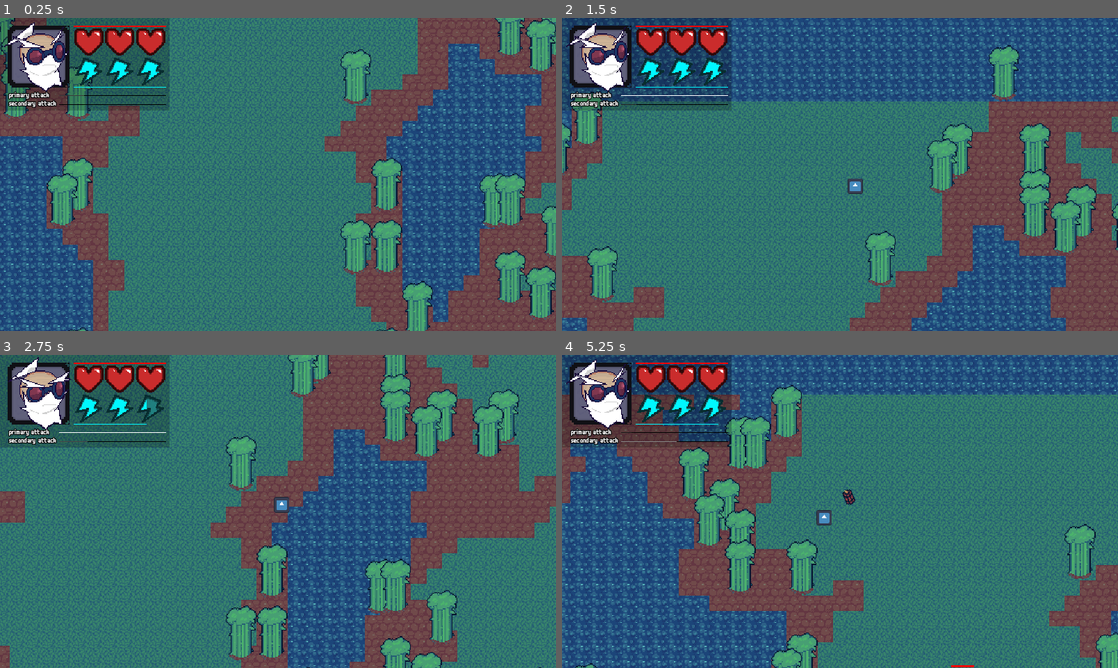
Above: before the commit, frames 1-4 (two rows, left to right).
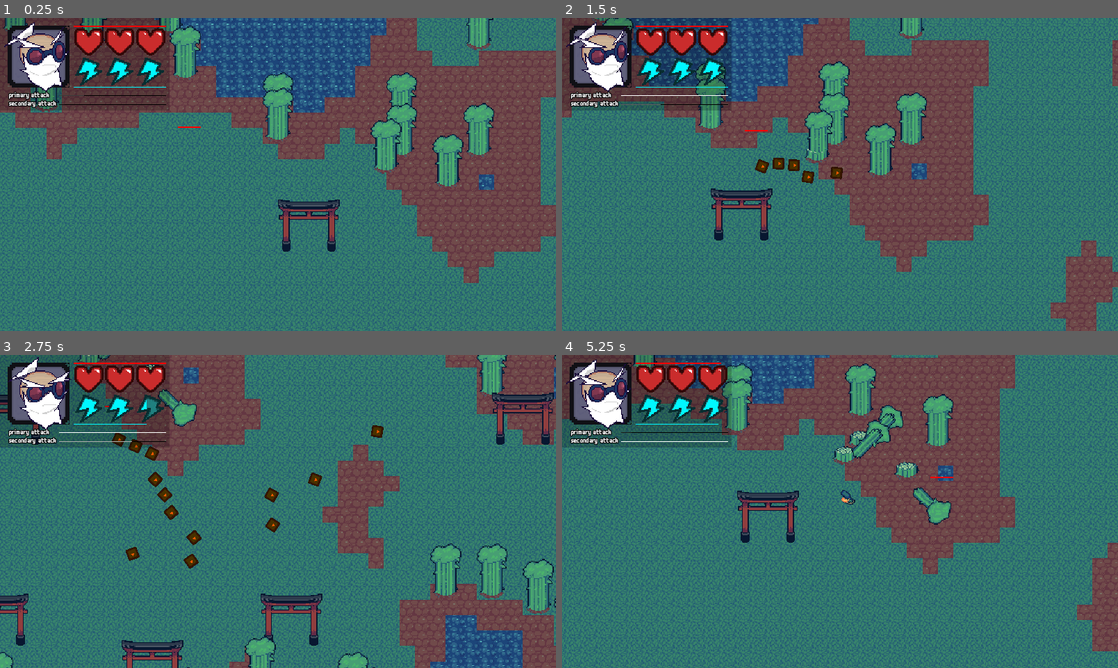
Above: after the commit, the same moments.

Repository: slotling/collateral-damage-gwj71
Game: Godot game, scene res://Scenes/Root/world.tscn
The game is run twice, just before and just after one commit, with the same random seed, the same clock (stepped at 60 frames per second) and the same inputs. The engine's default icon, where the game draws it, is replaced by a stand-in: a white triangle on a blue panel in a dark square.
Inputs (mouse positions are in pixels of both pictures, inside the frame that each line leads up to):
- Up to frame 1 (0.25 s): no input
- Up to frame 2 (1.5 s): move the mouse to (962, 158) at 0.52 s; hold D (right) 0.53-1.28 s; click (962, 158) at 0.6 s; move the mouse to (728, 190) at 1.27 s; hold S (backward) from 1.28 s (still down); right-click (728, 190) at 1.35 s
- Up to frame 3 (2.75 s): move the mouse to (333, 442) at 2.02 s; release S (backward) at 2.03 s; hold D (right) from 2.03 s (still down); hold Shift (run) from 2.03 s (still down)
- Up to frame 4 (5.25 s): move the mouse to (812, 574) at 2.77 s; release D (right) at 2.78 s; release Shift (run) at 2.78 s; hold W (forward) 2.78-3.53 s; click (812, 574) at 2.85 s; move the mouse to (1006, 558) at 3.52 s; hold A (left) 3.53-5.03 s; right-click (1006, 558) at 3.6 s; move the mouse to (673, 464) at 4.27 s; tap Shift (run) at 4.35 s; move the mouse to (867, 511) at 5.02 s; hold S (backward) from 5.03 s (still down); click (867, 511) at 5.1 s

The runs differ from the first frame. In frame 1, 62% of the frame differs, in the area x 0-100%, y 0-100%; in frame 2, 56%; in frame 3, 59%; in frame 4, 62%.

Commit message:
oil works

Diff:
--- a/Scenes/Entities/Projectiles/Variations/molotov_bomb.gd
+++ b/Scenes/Entities/Projectiles/Variations/molotov_bomb.gd
@@ -1,6 +1,4 @@
 extends Bomb
-
-var explosion_preload = preload("res://Scenes/Entities/Projectiles/Variations/molotov_explosion.tscn")
 
 func _ready() -> void:
 	explosion_preload = preload("res://Scenes/Entities/Projectiles/Variations/molotov_explosion.tscn")
--- a/Scenes/Root/world.tscn
+++ b/Scenes/Root/world.tscn
@@ -1,23 +1,25 @@
-[gd_scene load_steps=4 format=3 uid="uid://dxacdto1scojh"]
+[gd_scene load_steps=5 format=3 uid="uid://dxacdto1scojh"]
 
 [ext_resource type="PackedScene" uid="uid://d3hrl4tjnukfe" path="res://Scenes/Generation/terrain.tscn" id="1_r6r10"]
+[ext_resource type="PackedScene" uid="uid://dl472ck8pk4d7" path="res://Scenes/Entities/Characters/arsonist_player.tscn" id="4_6tavc"]
 [ext_resource type="PackedScene" uid="uid://cr1bp5pyswuyb" path="res://Scenes/Entities/Enemies/car_enemy.tscn" id="4_a3550"]
 [ext_resource type="PackedScene" uid="uid://14wcwtgp2v2v" path="res://Handlers/wave_handler.tscn" id="4_apm3v"]
-[ext_resource type="PackedScene" uid="uid://djorhqqn1rked" path="res://Scenes/Entities/Characters/demolitionist_player.tscn" id="4_warof"]
 
 [node name="World" type="Node2D" groups=["main"]]
 y_sort_enabled = true
 
 [node name="WaveHandler" parent="." instance=ExtResource("4_apm3v")]
+enabled = false
 wave_cooldown = 3
 max_enemy_count = 10
 max_wave_count = 10
 
 [node name="Terrain" parent="." instance=ExtResource("1_r6r10")]
 z_index = -2
+debugNoRelocate = true
 size = Vector2(100, 100)
 
 [node name="Car_Enemy" parent="." instance=ExtResource("4_a3550")]
 position = Vector2(-184, -32)
 
-[node name="DemolitionistPlayer" parent="." instance=ExtResource("4_warof")]
+[node name="ArsonistPlayer" parent="." instance=ExtResource("4_6tavc")]
Not shown: 2 places in Scenes/Entities/Projectiles/Bomb.tscn that only renumber resources
Not shown, added: Scenes/Root/wor37CD.tmp
